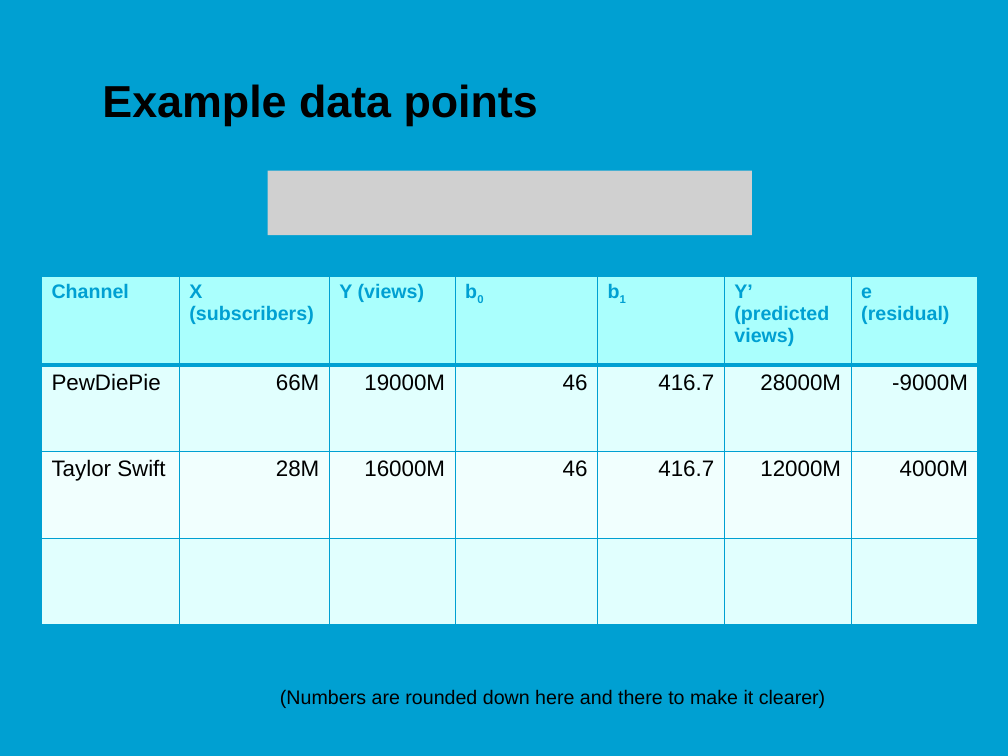
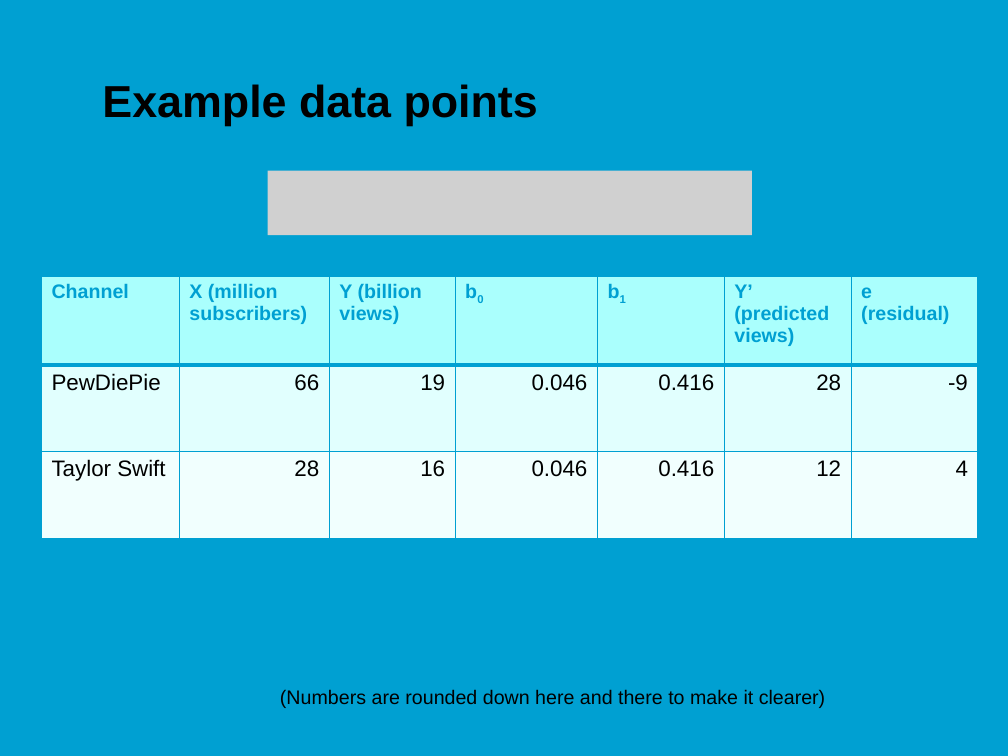
Before and after one commit to jonasmoons/data-driven-learning, a slide deck: slide 9 of slides/Week 3 - linear regression.pptx. Drawn at 1008x756 pixels with LibreOffice and Linux fonts; fonts in the diff are those of the drawing; grey boxes stand for pictures; background and template pictures are left out. Boxes give left, top, right and bottom in pixels: in the first picture for what was removed or moved away, otherwise in the second. Text is boxed around its words. In the diff, an @@ line names an element or a change of style, - is before the commit and + after.

```diff
--- a/slides/Week 3 - linear regression.pptx
+++ b/slides/Week 3 - linear regression.pptx
@@ table at box(41, 276, 979, 538) @@
-row 1: Channel | X (subscribers) | Y (views) | b0 | b1 | Y’ / (predicted views) | e / (residual)
-row 2: PewDiePie | 66M | 19000M | 46 | 416.7 | 28000M | -9000M
-row 3: Taylor Swift | 28M | 16000M | 46 | 416.7 | 12000M | 4000M
-row 4:  |  |  |  |  |  | 
+row 1: Channel | X (million subscribers) | Y (billion views) | b0 | b1 | Y’ / (predicted views) | e / (residual)
+row 2: PewDiePie | 66 | 19 | 0.046 | 0.416 | 28 | -9
+row 3: Taylor Swift | 28 | 16 | 0.046 | 0.416 | 12 | 4
```
Also in this commit, not shown: 8 other slides changed, 1 slide removed, 8 other files.
